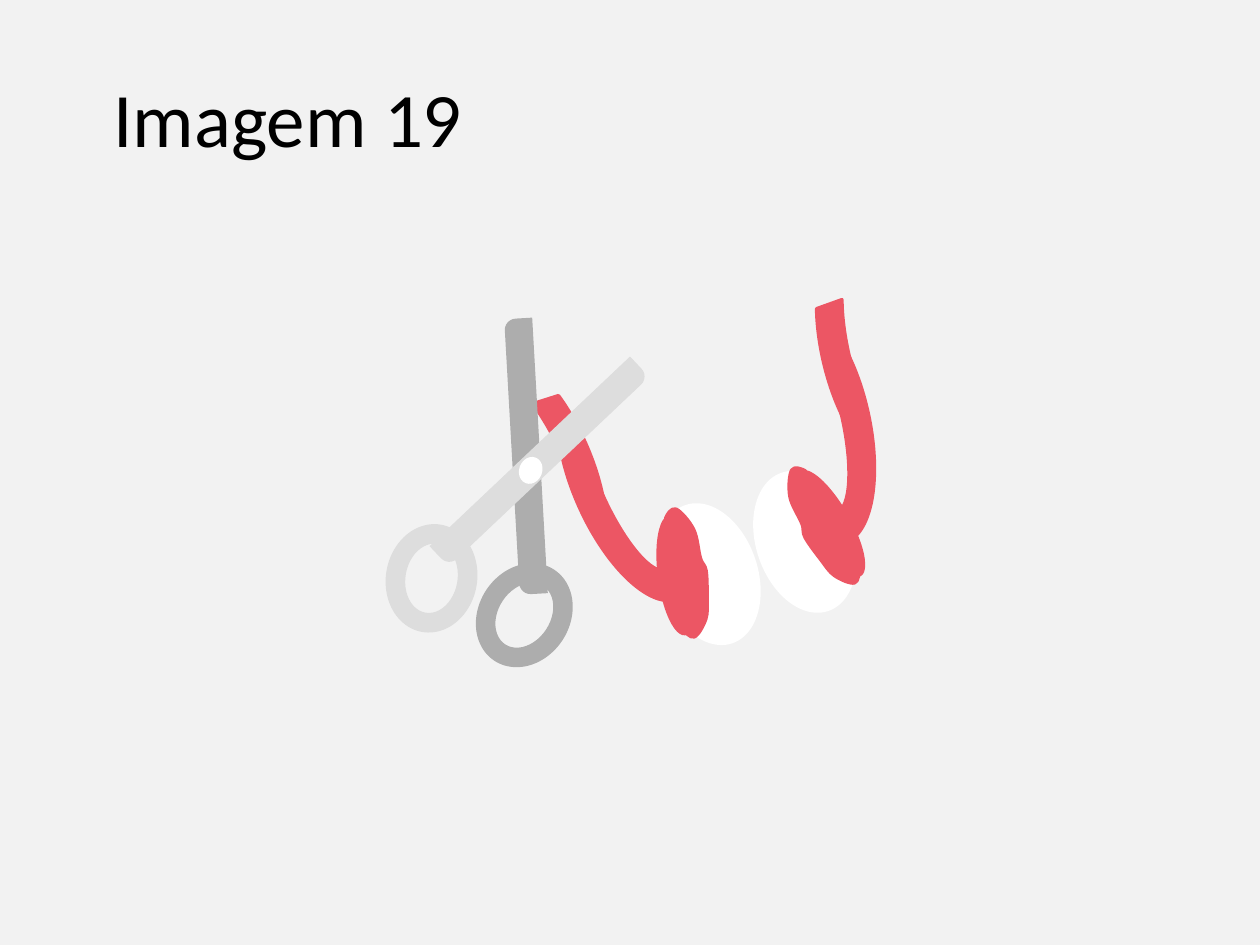
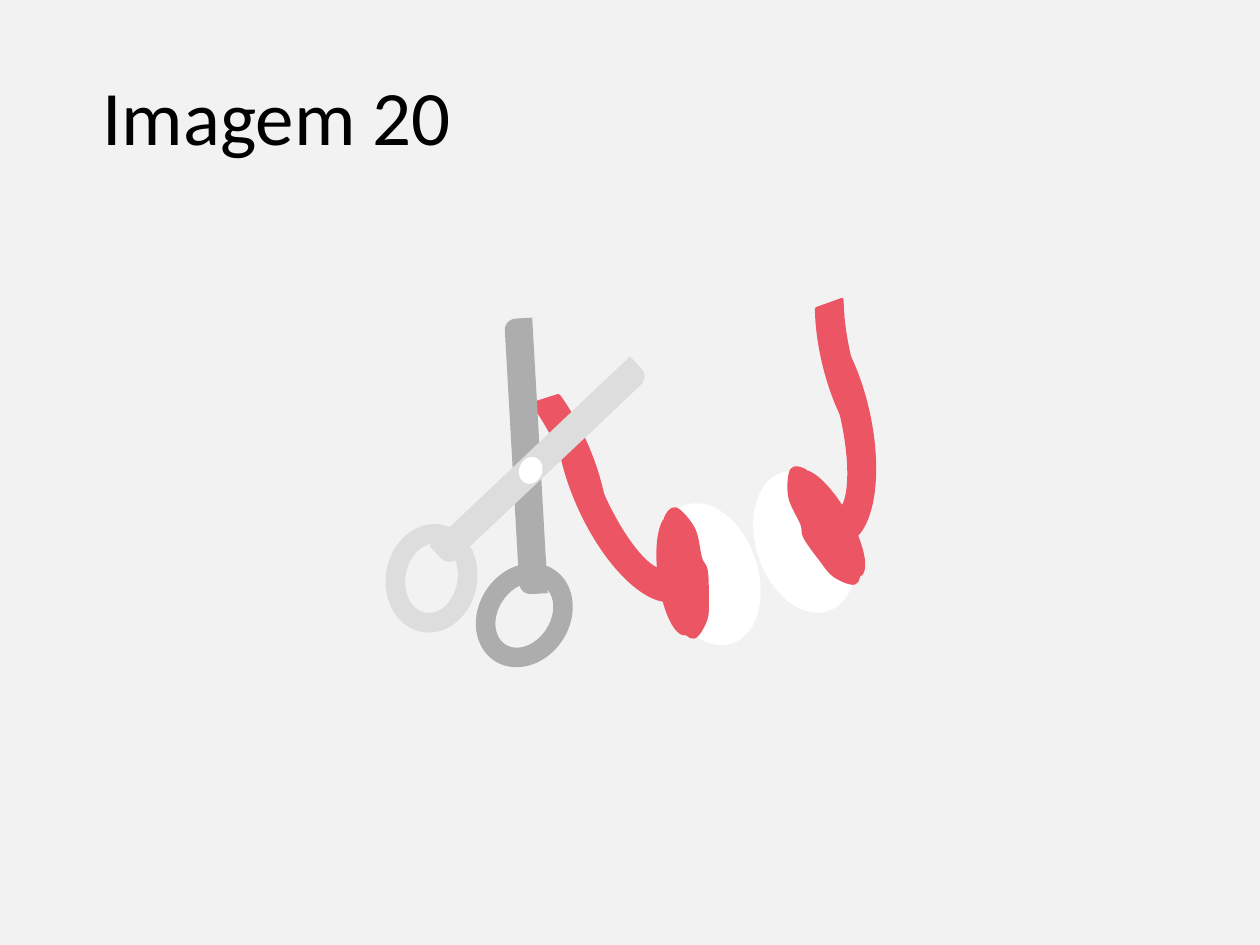
Before and after one commit to gustavogitzel/Discussex, a slide deck: slide 20 of Rascunhos/Imagens PrevContracep.pptx (slide 17 before the commit). Drawn at 1260x945 pixels with LibreOffice and Linux fonts; fonts in the diff are those of the drawing. Boxes give left, top, right and bottom in pixels: in the first picture for what was removed or moved away, otherwise in the second. Text is boxed around its words. In the diff, an @@ line names an element or a change of style, - is before the commit and + after.

```diff
--- a/Rascunhos/Imagens PrevContracep.pptx
+++ b/Rascunhos/Imagens PrevContracep.pptx
@@ text at box(102, 95, 451, 159): text changed @@
-Imagem 19
+Imagem 20
```
Also in this commit, not shown: 6 other slides changed, 4 slides added, 1 slide removed.
